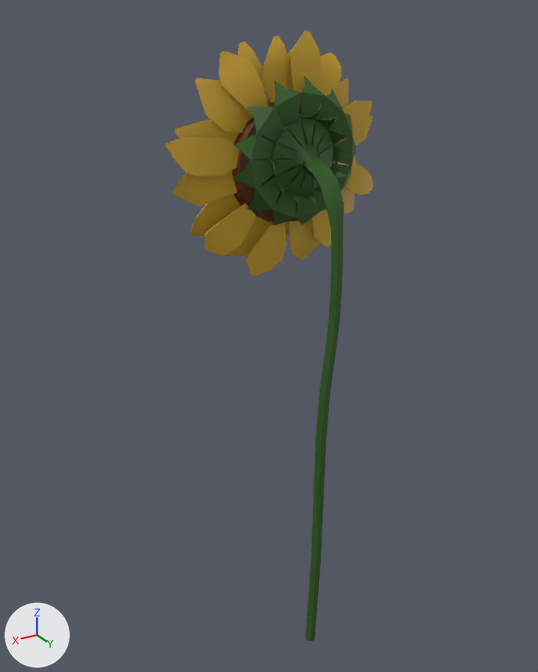
Renders of the Blender file Plants/Sunflower.blend from each side of a commit.
The view is the same before and after, from a 50 mm camera at (2.35, 3.16, 3.87) aimed at (0.17, -0.47, 2.05). The lights are fixed; the arrows at lower left show +X, +Y and +Z. The same objects are shown in both versions, whatever each file hides.

Script lines for the objects in view, before the commit:
```python
ob_beziercurve = bpy.data.objects.new('BezierCurve', me_beziercurve)
ob_beziercurve.location = (0.122, 0.011, 1.551)
ob_circle_001 = bpy.data.objects.new('Circle.001', me_circle_003)
ob_circle_001.location = (0.054, -0.504, 3.078)
ob_circle_003 = bpy.data.objects.new('Circle.003', me_circle_005)
ob_circle_003.location = (0.027, -0.491, 3.151)
ob_pellet = bpy.data.objects.new('Pellet', me_beziercurve_001)
ob_pellet.location = (0.019, -0.335, 3.149)
ob_pellet_002 = bpy.data.objects.new('Pellet.002', me_beziercurve_004)
ob_pellet_002.location = (0.019, -0.448, 3.149)
ob_sunflower_center = bpy.data.objects.new('Sunflower Center', me_circle_004)
ob_sunflower_center.location = (0.081, -0.534, 3.098)
```
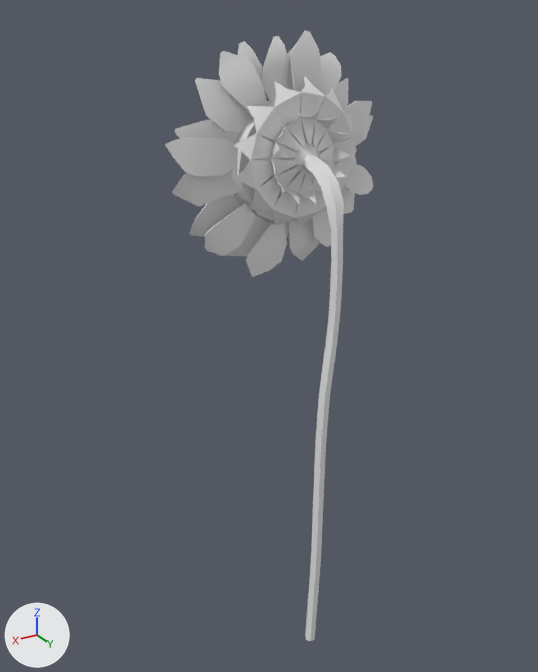
What differs and where, as boxes (x1, y1, x2, y2) in the pictures (538 x 672 px):
```json
{"object": "Circle.001", "change": "recoloured", "before": [165, 31, 373, 277], "after": [165, 31, 373, 277], "on screen": "yellow to grey"}
{"object": "Circle.003", "change": "recoloured", "before": [172, 36, 373, 261], "after": [172, 36, 373, 261], "on screen": "yellow to grey"}
{"object": "Pellet.002", "change": "recoloured", "before": [233, 76, 356, 226], "after": [233, 76, 356, 226], "on screen": "green to grey"}
{"object": "BezierCurve", "change": "recoloured", "before": [255, 112, 344, 641], "after": [255, 112, 344, 641], "on screen": "green to grey"}
{"object": "Pellet", "change": "recoloured", "before": [271, 110, 351, 205], "after": [271, 110, 351, 205], "on screen": "green to grey"}
{"object": "Sunflower Center", "change": "recoloured", "before": [232, 101, 338, 222], "after": [232, 101, 338, 222], "on screen": "brown to grey"}
```

Scene script edits in JSON lines:
```json
{"block": "me_beziercurve", "where": "me_beziercurve.from_pydata(...)  # 126 vertices, 120 faces; spans x -0.37..0.17, y -0.51..0.03, z -1.54..1.85"}
{"op": "remove", "block": "me_beziercurve", "code": "me_beziercurve.materials.append(mat_material_004)  # dark green #2f5a1d"}
{"block": "me_circle_003", "where": "me_circle_003.from_pydata(...)  # 154 vertices, 139 faces; spans x -0.627..0.716, y -0.042..0.074, z -0.628..0.717"}
{"op": "remove", "block": "me_circle_003", "code": "me_circle_003.materials.append(mat_material_001)  # yellow #cca42a"}
{"block": "me_circle_004", "where": "me_circle_004.from_pydata(...)  # 105 vertices, 91 faces; spans x -0.38..0.33, y -0.034..0.101, z -0.353..0.356"}
{"op": "remove", "block": "me_circle_004", "code": "me_circle_004.materials.append(mat_material_003)  # brown #5f2f07"}
{"block": "me_circle_005", "where": "me_circle_005.from_pydata(...)  # 308 vertices, 278 faces; spans x -0.686..0.693, y -0.199..0.011, z -0.697..0.617"}
{"op": "remove", "block": "me_circle_005", "code": "me_circle_005.materials.append(mat_material_001)  # yellow #cca42a"}
{"block": "me_beziercurve_001", "where": "me_beziercurve_001.from_pydata(...)  # 182 vertices, 182 faces; spans x -0.259..0.252, y -0.026..0.086, z -0.257..0.257"}
{"op": "remove", "block": "me_beziercurve_001", "code": "me_beziercurve_001.materials.append(mat_material_004)  # dark green #2f5a1d"}
{"block": "me_beziercurve_004", "where": "me_beziercurve_004.from_pydata(...)  # 182 vertices, 182 faces; spans x -0.421..0.407, y 0.008..0.103, z -0.416..0.416"}
{"op": "remove", "block": "me_beziercurve_004", "code": "me_beziercurve_004.materials.append(mat_material_004)  # dark green #2f5a1d"}
```
